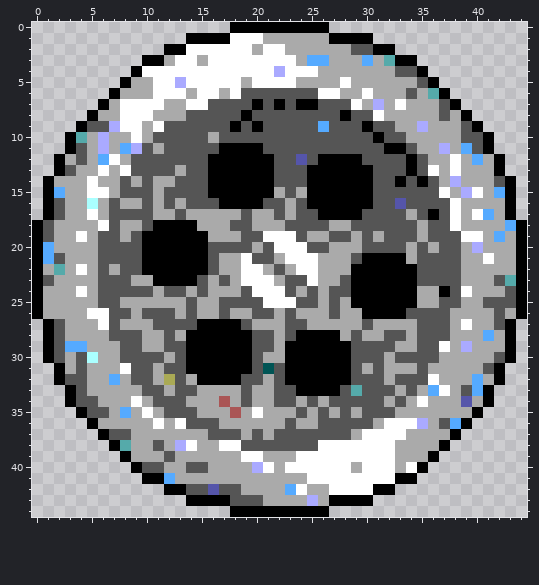
Pixel-art sprite, stored at resources/images/sink.png. Above, as it was before the edit.
The file is 45x45 pixels.
The same view after the edit:
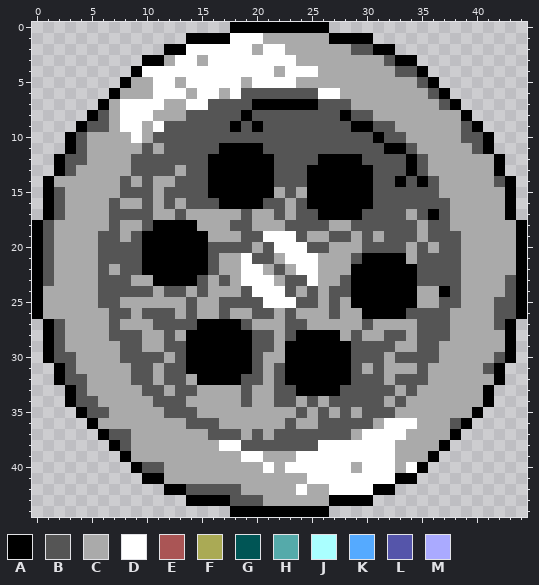
Palette (. is transparent): A #000000  B #555555  C #aaaaaa  D #ffffff  E #aa5555  F #aaaa55  G #005555  H #55aaaa  J #aaffff  K #55aaff  L #5555aa  M #aaaaff
From old to new:
Changed rows in their new state; - is an unchanged pixel.
first column x 1:
 3 ------------------------CC---C-B-----------
 4 ---------------------C---------------------
 5 ------------C--------------C---------------
 6 -----------------------------C---C-B-------
 7 --------------------A-A-----C-C-C----------
 8 -----B------------------------C-----C------
 9 ------C------------------B--A-----C--------
10 ---B-C---------B---------------------------
11 -----C-CC---------------------------C-C----
12 --B--CC----------------B-------------C-C---
13 -----C-C---------------------------C-C-----
14 ----C--------------------------------C-----
15 -B--CC------------------------------C-CC-C-
16 ----C---------------------------B----C-----
17 ----C--------------------------------C-CC--
18 -----C-------------------------------C----C
19 ---C----------------------------------CC-C-
20 B--------------------------------------C---
21 BC--------------------------------------C--
22 BC-C---------------------------------------
23 -----------------------------------------CB
24 ---C----------------------------------C----
25 ----------------------------------------C--
26 ----CC------------------------------------B
27 -----C--------------------------------C----
28 ----------------------------------------C--
29 --CC--------------------------------C-C----
30 --BCC--------------------------------------
31 --BC---C------------C----------------------
32 ------C----B-----------------------C---C---
33 ----------------------------B------CC-CC---
34 --------C-------C-----------------C---C----
35 -------C-C-------C-C-----------------------
36 ----------C-C---------------------C-CB-----
38 -------B--C-CC-----------------------------
39 -----------C-------------------------------
40 -------------CC----C-----------------------
41 -----------C-------------------------------
42 ---------------B------C--------------------
43 ------------------------C------------------
